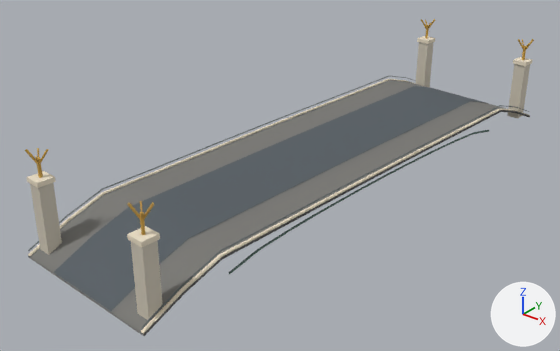
The glTF model public/models/bridges/paris-pont-alexandre-iii-far.glb: old version first, new version second.
One viewpoint serves both versions: a 50 mm camera at (105.2, -151.5, 88.1) aimed at (-6.3, -12.2, 1.7). Every picture has the same lights, and +X, +Y and +Z are marked at lower right. The older version comes first. Where no turn or scale is listed for an object, it has been applied to the vertices. Vertices at exactly the same position are counted once.

The older version as bpy lines, for what is in view:
```python
me_mesh_1 = bpy.data.meshes.new('Mesh_1')
me_mesh_1.from_pydata(...)  # 32 vertices, 30 faces; spans x -16.0..15.0, y -76.0..74.0, z 0.0..8.0
me_mesh_1.materials.append(mat_asphalt)  # dark grey #555d63
me_mesh_2 = bpy.data.meshes.new('Mesh_2')
me_mesh_2.from_pydata(...)  # 160 vertices, 288 faces; spans x -26.0..25.0, y -77.0..75.0, z 0.0..18.0
me_mesh_2.materials.append(mat_trim)  # pale yellow #eee2ca
me_mesh_5 = bpy.data.meshes.new('Mesh_5')
me_mesh_5.from_pydata(...)  # 32 vertices, 48 faces; spans x -24.8..23.9, y -74.5..72.8, z 0.3..17.3
me_mesh_5.materials.append(mat_stone)  # pale yellow #d0c8b7
me_mesh_6 = bpy.data.meshes.new('Mesh_6')
me_mesh_6.from_pydata(...)  # 190 vertices, 320 faces; spans x -25.0..24.1, y -74.3..72.6, z 18.0..24.4
me_mesh_6.materials.append(mat_gold)  # orange #d8ae52
ob_paris_pont_alexandre_iii_asphalt = bpy.data.objects.new('paris-pont-alexandre-iii-asphalt', me_mesh_1)
ob_paris_pont_alexandre_iii_asphalt.location = (0.0, 0.0, 0.0)
ob_paris_pont_alexandre_iii_gold = bpy.data.objects.new('paris-pont-alexandre-iii-gold', me_mesh_6)
ob_paris_pont_alexandre_iii_gold.location = (0.0, 0.0, 0.0)
ob_paris_pont_alexandre_iii_stone = bpy.data.objects.new('paris-pont-alexandre-iii-stone', me_mesh_5)
ob_paris_pont_alexandre_iii_stone.location = (0.0, 0.0, 0.0)
ob_paris_pont_alexandre_iii_trim = bpy.data.objects.new('paris-pont-alexandre-iii-trim', me_mesh_2)
ob_paris_pont_alexandre_iii_trim.location = (0.0, 0.0, 0.0)
# also in view: 'paris-pont-alexandre-iii-deck' at (-0.5, -0.9, 3.5); 'paris-pont-alexandre-iii-rail' at (-0.5, -0.9, 5.0); 'paris-pont-alexandre-iii-steel' at (-0.5, -0.9, 3.2)
```
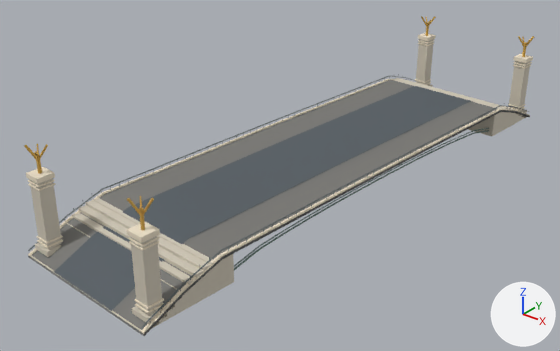
The change, as a diff of the scene's bpy script:
```diff
--- a/public/models/bridges/paris-pont-alexandre-iii-far.glb.py
+++ b/public/models/bridges/paris-pont-alexandre-iii-far.glb.py
@@ me_mesh_2 @@
 # used by ob_paris_pont_alexandre_iii_trim; location = (0.0, 0.0, 0.0)
-me_mesh_2.from_pydata(...)  # 160 vertices, 288 faces; spans x -26.0..25.0, y -77.0..75.0, z 0.0..18.0
+me_mesh_2.from_pydata(...)  # 288 vertices, 480 faces; spans x -26.0..25.0, y -77.0..75.0, z 0.0..19.0
+# me_mesh_2 part 1: the loose piece of 8 vertices spanning x -25.0..-21.0, y -72.0..-68.0, z 17.0..18.0 is copied, and the copy is moved by (0.0, 0.0, -15.0); it spans x -25.0..-21.0, y -72.0..-68.0, z 3.0
+# me_mesh_2 part 2: the loose piece of 8 vertices spanning x -25.0..-21.0, y -72.0..-68.0, z 17.0..18.0 is copied, and the copy is moved by (0.0, 0.0, -14.0); it spans x -25.0..-21.0, y -72.0..-68.0, z 4.0
+# me_mesh_2 part 3: the loose piece of 8 vertices spanning x 9.0..13.0, y -75.0..-70.0, z 17.0..18.0 is copied, and the copy is moved by (-34.0, 3.0, 0.0); it spans x -25.0..-21.0, y -72.0..-68.0, z 17.0
+# me_mesh_2 part 4: the loose piece of 8 vertices spanning x 9.0..13.0, y -75.0..-70.0, z 17.0..18.0 is copied, and the copy is moved by (0.0, 0.0, -15.0); it spans x 9.0..13.0, y -75.0..-71.0, z 3.0
+# me_mesh_2 part 5: the loose piece of 8 vertices spanning x 9.0..13.0, y -75.0..-70.0, z 17.0..18.0 is copied, and the copy is moved by (0.0, 0.0, -14.0); it spans x 9.0..13.0, y -75.0..-71.0, z 4.0
+# me_mesh_2 part 6: 16 vertices added at x 9.0..13.0, y -75.0..-70.0, z 16.0..19.0
+# me_mesh_2 part 7: 8 vertices added at x -25.0..-21.0, y -72.0..-68.0, z 16.0..19.0
+# me_mesh_2 part 8: 8 vertices added at x -14.0..-10.0, y 69.0..73.0, z 16.0..19.0
+# me_mesh_2 part 9: 8 vertices added at x 20.0..24.0, y 66.0..70.0, z 16.0..19.0
+# other edits to the shape of me_mesh_2 do not show in these pictures
 me_mesh_2.materials.append(mat_trim)
@@ me_mesh_5 @@
 # used by ob_paris_pont_alexandre_iii_stone; location = (0.0, 0.0, 0.0)
-me_mesh_5.from_pydata(...)  # 32 vertices, 48 faces; spans x -24.8..23.9, y -74.5..72.8, z 0.3..17.3
+me_mesh_5.from_pydata(...)  # 256 vertices, 384 faces; spans x -26.1..25.2, y -76.9..75.2, z 0.0..18.3
+# me_mesh_5 part 10: the loose piece of 8 vertices spanning x -24.8..-21.2, y -71.8..-68.2, z 0.3..17.3 is scaled about its middle by (1.41, 1.41, 0.0706), then moved by (0.0, 0.0, -7.2)
+# me_mesh_5 part 11: the loose piece of 8 vertices spanning x 9.1..12.7, y -74.5..-70.8, z 0.3..17.3 is moved by (-33.9, 2.7, 1.0)
+# me_mesh_5 part 12: the loose piece of 8 vertices spanning x -13.7..-10.0, y 69.1..72.8, z 0.3..17.3 is scaled about its middle by (1.41, 1.41, 0.0706), then moved by (22.7, -143.6, -7.2)
+# me_mesh_5 part 13: the loose piece of 8 vertices spanning x 20.2..23.9, y 66.4..70.1, z 0.3..17.3 is moved by (-11.2, -140.9, 1.0)
+# me_mesh_5 part 14: 96 vertices added at x -26.1..15.3, y -76.9..-50.8, z 0.0..7.0
+# me_mesh_5 part 15: 96 vertices added at x -16.2..25.2, y 49.1..75.2, z 0.0..7.0
+# other edits to the shape of me_mesh_5 do not show in these pictures
 me_mesh_5.materials.append(mat_stone)
@@ me_mesh_6 @@
 # used by ob_paris_pont_alexandre_iii_gold; location = (0.0, 0.0, 0.0)
-me_mesh_6.from_pydata(...)  # 190 vertices, 320 faces; spans x -25.0..24.1, y -74.3..72.6, z 18.0..24.4
+me_mesh_6.from_pydata(...)  # 190 vertices, 320 faces; spans x -25.0..24.1, y -74.3..72.6, z 19.0..25.4
+# me_mesh_6 part 16: the whole mesh is moved by (0.0, 0.0, 1.0)
 me_mesh_6.materials.append(mat_gold)
```

Location of each change, [x1, y1, x2, y2] in pixels of the pictures (560 x 351 px; the box of a moved part takes in the faces that stretch with it):
'paris-pont-alexandre-iii-stone', reshaped
    before: [30, 42, 530, 320]
    after: [29, 39, 531, 333]
'paris-pont-alexandre-iii-trim', reshaped
    before: [27, 36, 532, 334]
    after: [26, 33, 533, 334]
'paris-pont-alexandre-iii-gold', moved
    before: [25, 19, 534, 235]
    after: [24, 16, 534, 230]
part 1 of me_mesh_2, added
    after: [37, 239, 63, 248]
part 2 of me_mesh_2, added
    after: [37, 235, 63, 244]
part 3 of me_mesh_2, added
    after: [28, 179, 55, 187]
part 4 of me_mesh_2, added
    after: [135, 302, 164, 314]
part 5 of me_mesh_2, added
    after: [134, 298, 164, 309]
part 6 of me_mesh_2, added (pale yellow)
    after: [127, 222, 160, 251]
part 7 of me_mesh_2, added
    after: [26, 167, 55, 191]
part 8 of me_mesh_2, added
    after: [418, 33, 436, 46]
part 9 of me_mesh_2, added
    after: [513, 54, 533, 68]
part 10 of me_mesh_5, moved or reshaped
    before: [30, 183, 62, 255]
    after: [35, 243, 61, 257]
part 11 of me_mesh_5, moved or reshaped
    before: [131, 240, 163, 320]
    after: [29, 178, 62, 250]
part 12 of me_mesh_5, moved or reshaped
    before: [416, 42, 433, 88]
    after: [132, 306, 166, 324]
part 13 of me_mesh_5, moved or reshaped
    before: [507, 64, 530, 119]
    after: [130, 236, 163, 316]
part 14 of me_mesh_5, added (pale yellow)
    after: [29, 198, 234, 333]
part 15 of me_mesh_5, added
    after: [394, 78, 527, 136]
